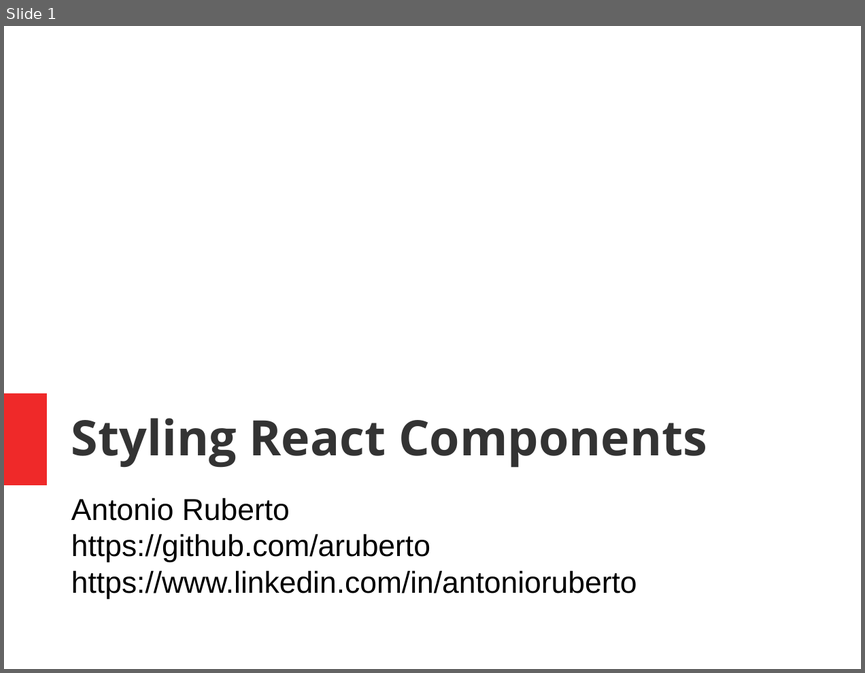
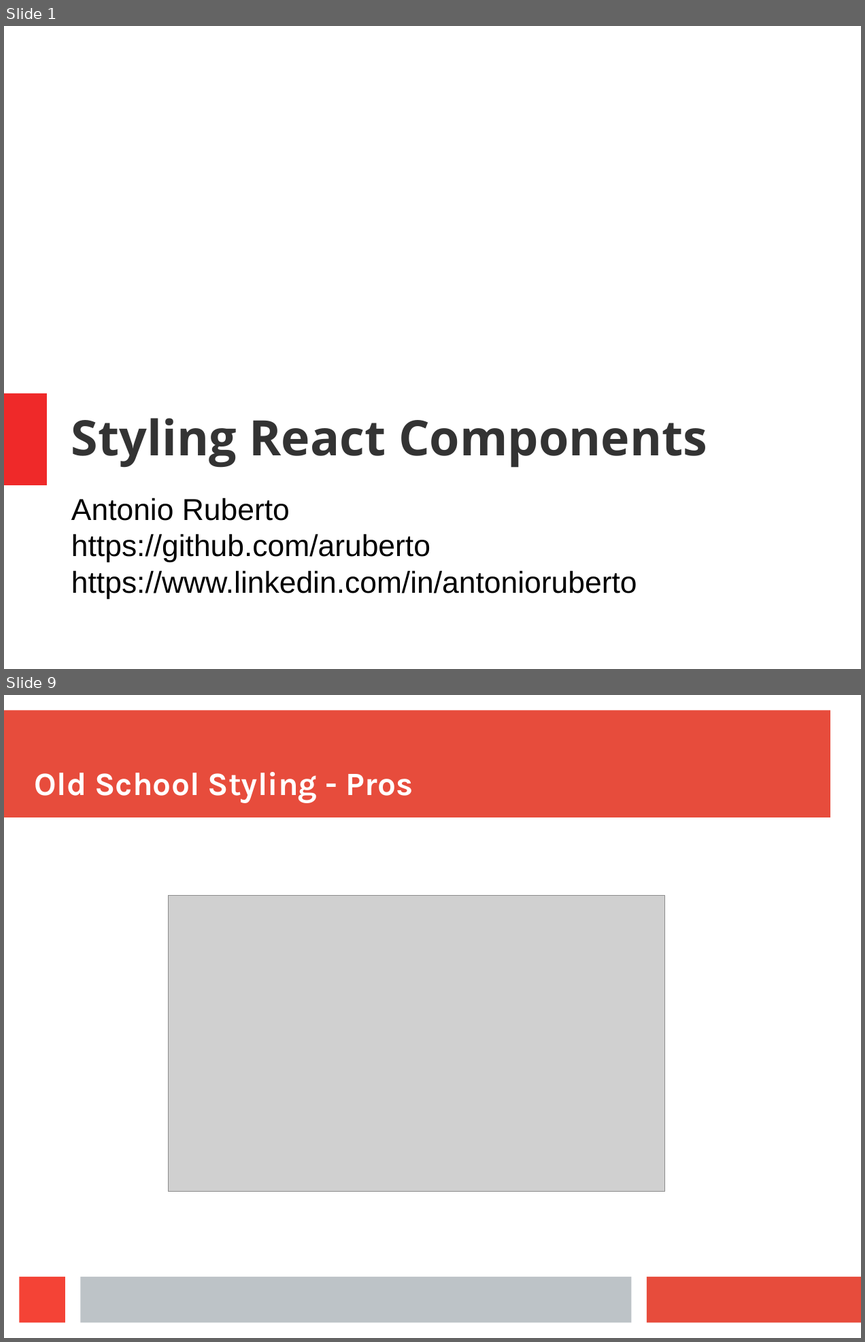
Before and after one commit to aruberto/styling-javascript-components, a slide deck: styling_react_components.odp. Shown one above the other, each under a label of ours: slide 1 before the commit, slides 1 and 9 after it; the slides between them are not shown. The pictures are 865x673 and 865x1342 pixels, drawn with LibreOffice and Linux fonts; fonts in the diff are those of the drawing; grey boxes stand for pictures. Boxes give left, top, right and bottom in pixels: in the first picture for what was removed or moved away, otherwise in the second. Text is boxed around its words. In the diff, an @@ line names an element or a change of style, - is before the commit and + after.

```diff
--- a/styling_react_components.odp
+++ b/styling_react_components.odp
@@ slide 9 added at <box>4,695,861,1338</box>, background #FFFFFF @@
@@ rectangle added at <box>4,711,830,818</box>, fill #E74C3C @@
@@ title added at <box>35,772,413,803</box>, 30.1 pt, text #FFFFFF, bold @@
+Old School Styling - Pros
@@ picture added at <box>168,896,665,1191</box> @@
@@ rectangle added at <box>20,1276,65,1323</box>, fill #F44336 @@
@@ rectangle added at <box>80,1276,632,1323</box>, fill #BDC3C7 @@
@@ rectangle added at <box>647,1276,861,1323</box>, fill #E74C3C @@
```
Also in this commit, not shown: 15 other slides added, 1 slide removed.
